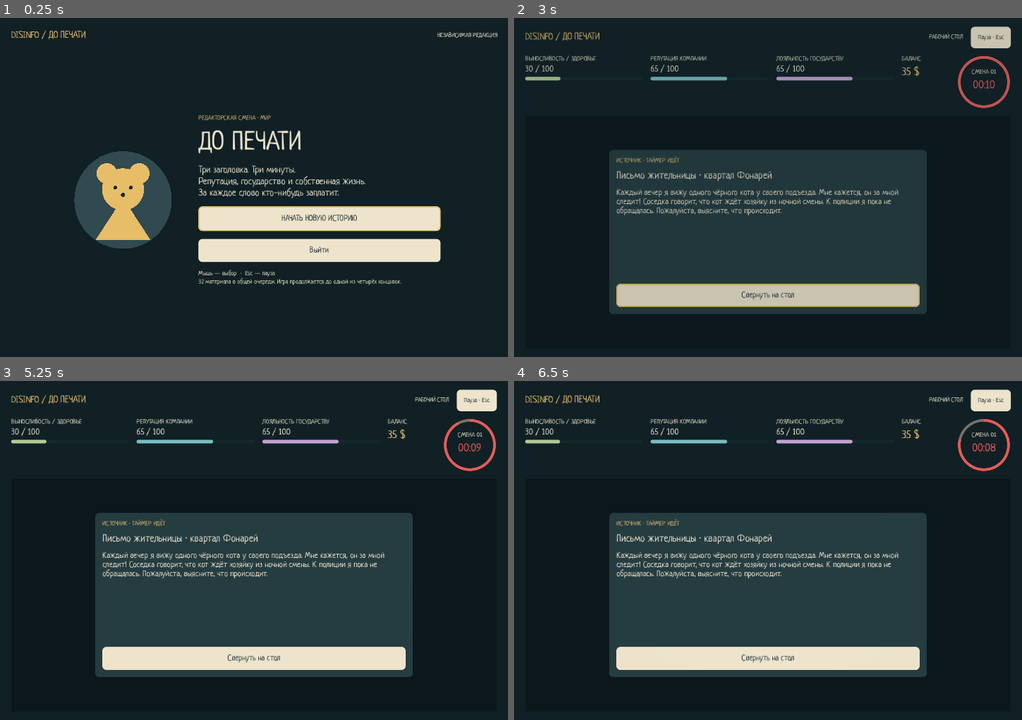
Above: before the commit, frames 1-4 (two rows, left to right).
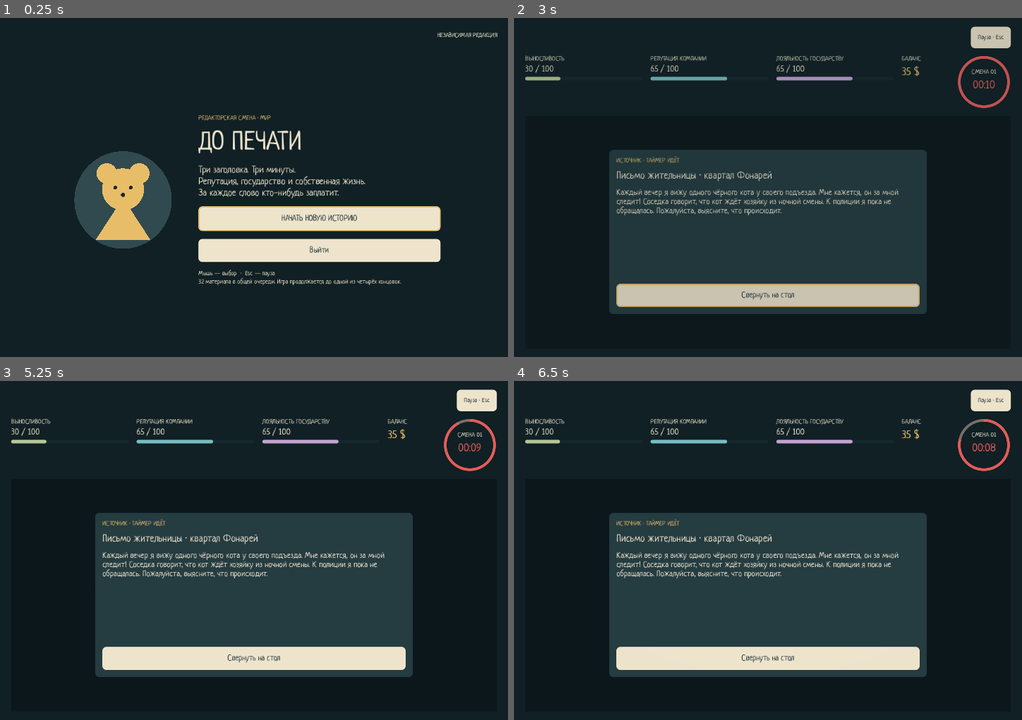
Above: after the commit, the same moments.

Repository: Pokimonchick/DisinfoJam
Game: Godot game, scene res://Scenes/mvp_game.tscn
Same seed, same stepped clock (60 frames per second), same inputs: the game is played once before the commit and once after it.
Inputs:
- Up to frame 1 (0.25 s): no input
- Up to frame 2 (3 s): click "НАЧАТЬ НОВУЮ ИСТОРИЮ" at 0.5 s; click "Познакомиться с боссом" at 1.25 s; click "Дальше" at 2 s; click "Пропустить инструктаж" at 2.75 s
- Up to frame 3 (5.25 s): click "Пауза · Esc" at 3.5 s; click "Свернуть на стол" at 4.25 s; click "Продолжить" at 5 s
- Up to frame 4 (6.5 s): click "СДАТЬ ВЫПУСК Закончить смену" at 5.75 s

The runs differ from the first frame. In frame 1, 0.2% of the frame differs, in the area x 2-17%, y 3-7%; in frame 2, 0.3%; in frame 3, 0.3%, in the area x 2-89%, y 4-13%; in frame 4, 0.3%.

Commit message:
checkpoint: before dynamic combo display

Diff:
--- a/Scenes/mvp_game.tscn
+++ b/Scenes/mvp_game.tscn
@@ -54,12 +54,6 @@
 layout_mode = 2
 theme_override_constants/separation = 20
 
-[node name="Brand" type="Label" parent="Padding/Layout/Header" unique_id=126525631]
-layout_mode = 2
-theme_override_colors/font_color = Color(0.91, 0.74, 0.41, 1)
-theme_override_font_sizes/font_size = 23
-text = "DISINFO / ДО ПЕЧАТИ"
-
 [node name="Location" type="Label" parent="Padding/Layout/Header" unique_id=1124819445]
 unique_name_in_owner = true
 layout_mode = 2
--- a/Scenes/newsroom_hud.tscn
+++ b/Scenes/newsroom_hud.tscn
@@ -17,7 +17,7 @@
 [node name="Name" type="Label" parent="HealthGroup"]
 layout_mode = 2
 theme_override_font_sizes/font_size = 16
-text = "ВЫНОСЛИВОСТЬ / ЗДОРОВЬЕ"
+text = "ВЫНОСЛИВОСТЬ"
 
 [node name="HealthValue" type="Label" parent="HealthGroup"]
 unique_name_in_owner = true
--- a/Scenes/newsroom_screen.tscn
+++ b/Scenes/newsroom_screen.tscn
@@ -25,16 +25,6 @@
 grow_vertical = 2
 mouse_filter = 2
 script = ExtResource("2_surface")
-
-[node name="ArticleNumber" type="Label" parent="."]
-unique_name_in_owner = true
-layout_mode = 0
-offset_left = 282.0
-offset_top = 91.0
-offset_right = 700.0
-offset_bottom = 121.0
-theme_override_colors/font_color = Color(0.91, 0.74, 0.41, 1)
-theme_override_font_sizes/font_size = 16
 
 [node name="Instruction" type="Label" parent="."]
 layout_mode = 0
--- a/Scripts/desk_surface.gd
+++ b/Scripts/desk_surface.gd
@@ -30,4 +30,3 @@
 		draw_polyline(grain, Color("704a35", 0.55), 3.0, true)
 	var desk_light := Rect2(size.x * 0.31, 70.0, size.x * 0.42, size.y - 118.0)
 	draw_rect(desk_light, Color("c9975a", 0.08), true)
-	draw_string(ThemeDB.fallback_font, Vector2(282.0, 76.0), "РАБОЧИЙ СТОЛ · ВЫПУСК ДОЛЖЕН ВЫЙТИ ДО ЗВОНКА", HORIZONTAL_ALIGNMENT_LEFT, -1, 16, Color("e8bd68", 0.85))
--- a/Scripts/message_panel.gd
+++ b/Scripts/message_panel.gd
@@ -18,7 +18,9 @@
 	tag_label.text = tag
 	title_label.text = title
 	body_label.text = body
-	body_label.scroll_to_line(0)
+	body_label.visible = not body.is_empty()
+	if body_label.visible:
+		body_label.scroll_to_line(0)
 	primary_button.text = primary
 	secondary_button.text = secondary
 	secondary_button.visible = not secondary.is_empty()
--- a/Scripts/mvp_game.gd
+++ b/Scripts/mvp_game.gd
@@ -147,7 +147,7 @@
 	home.visible = view == View.HOME
 	%HUD.visible = view in [View.WORK, View.HOME, View.ENDING]
 	%PauseButton.visible = view in [View.WORK, View.HOME]
-	%Location.text = {View.MENU: "НЕЗАВИСИМАЯ РЕДАКЦИЯ", View.INTRO: "НОВАЯ РАБОТА", View.TUTORIAL: "ПЕРЕД ПЕРВОЙ СМЕНОЙ", View.WORK: "РАБОЧИЙ СТОЛ", View.HOME: "СЪЁМНАЯ КОМНАТА", View.ENDING: "ПОСЛЕДНИЙ ВЫПУСК"}[view]
+	%Location.text = {View.MENU: "НЕЗАВИСИМАЯ РЕДАКЦИЯ", View.INTRO: "НОВАЯ РАБОТА", View.TUTORIAL: "ПЕРЕД ПЕРВОЙ СМЕНОЙ", View.WORK: "", View.HOME: "СЪЁМНАЯ КОМНАТА", View.ENDING: "ПОСЛЕДНИЙ ВЫПУСК"}[view]
 	if _fade_tween:
 		_fade_tween.kill()
 	transitioning = true
--- a/Scripts/newsroom_screen.gd
+++ b/Scripts/newsroom_screen.gd
@@ -31,7 +31,6 @@
 func _refresh_desk() -> void:
 	if session == null:
 		return
-	%ArticleNumber.text = "ВЫПУСК %02d · ПУБЛИКАЦИИ %d / %d" % [session.day, session.published_today, session.balance.publication_limit]
 	var cup: Control = %Coffee
 	# The stained sheet is permanent desk dressing. A purchased cup is drawn
 	# over it until the player drinks it.
@@ -41,7 +40,7 @@
 	cup.set_content("", "", "Выпить: +%d сек., −%d выносливости" % [int(session.balance.coffee_bonus_seconds), int(session.balance.coffee_health_cost)])
 	%CoffeeHint.text = "ВЫПИТЬ КОФЕ\n+%d сек. / −%d сил" % [int(session.balance.coffee_bonus_seconds), int(session.balance.coffee_health_cost)] if session.coffee_ready else ""
 	if session.combo_count == 0:
-		%Combo.text = "КОМБО\nНачните серию\nзаголовков одного типа.\nМаксимум ×%.2f" % session.balance.combo_max_multiplier
+		%Combo.text = "КОМБО\nНачните серию\nзаголовков одного типа."
 	else:
 		%Combo.text = "%s\n%d подряд  ·  ×%.2f\nСледующий такой: ×%.2f\nУсиливаются и штрафы!" % [HeadlineOption.TYPE_NAMES[session.combo_type], session.combo_count, session.combo_multiplier(), session.combo_multiplier(session.combo_count + 1)]
 
@@ -83,7 +82,7 @@
 	selected_index = index
 	popup_kind = DialogKind.CONFIRM
 	_set_headline_cards_visible(false)
-	popup.present("ПЕРЕД ОТПРАВКОЙ В ПЕЧАТЬ", session.option_at(index).text, "Именно этот заголовок увидят читатели. Числовые последствия станут известны после публикации.\n\nВы ещё можете вернуться к вариантам или перечитать источник.", "Напечатать", "Вернуться к вариантам")
+	popup.present("ПЕРЕД ОТПРАВКОЙ В ПЕЧАТЬ", session.option_at(index).text, "", "Напечатать", "Вернуться к вариантам")
 
 func _on_primary() -> void:
 	if session.phase != NewsroomSession.Phase.WORK:
